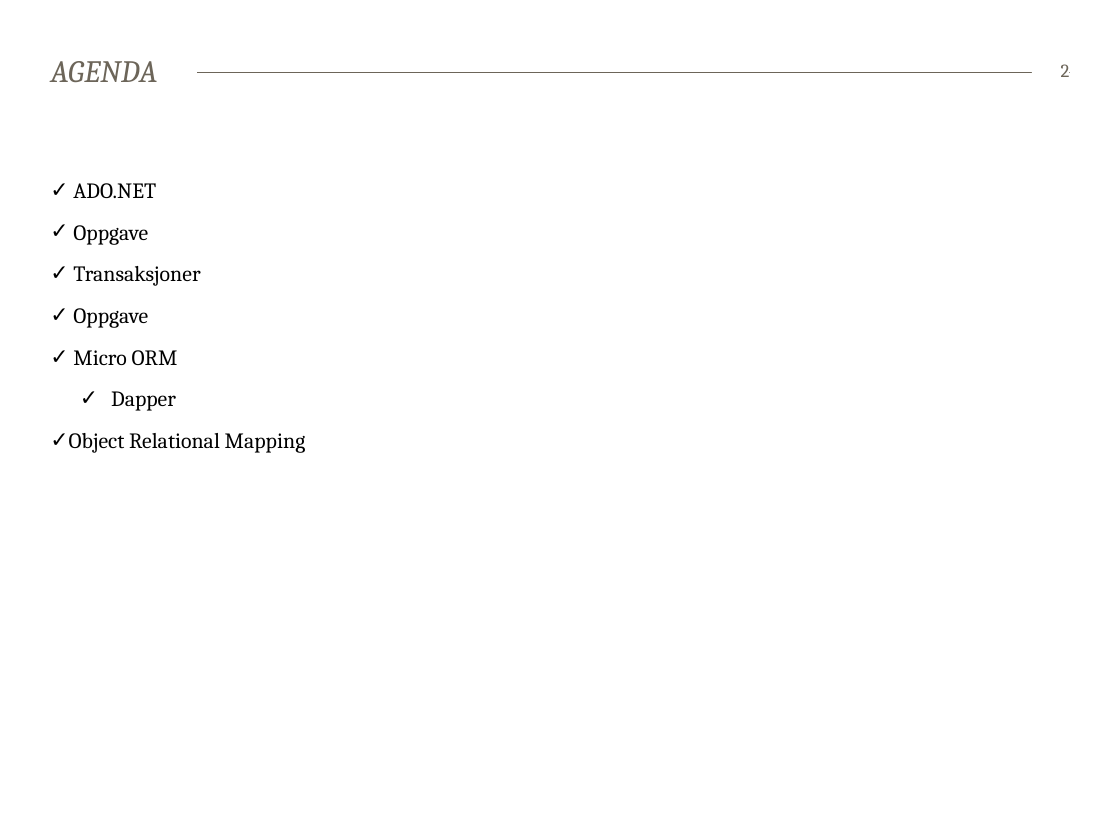
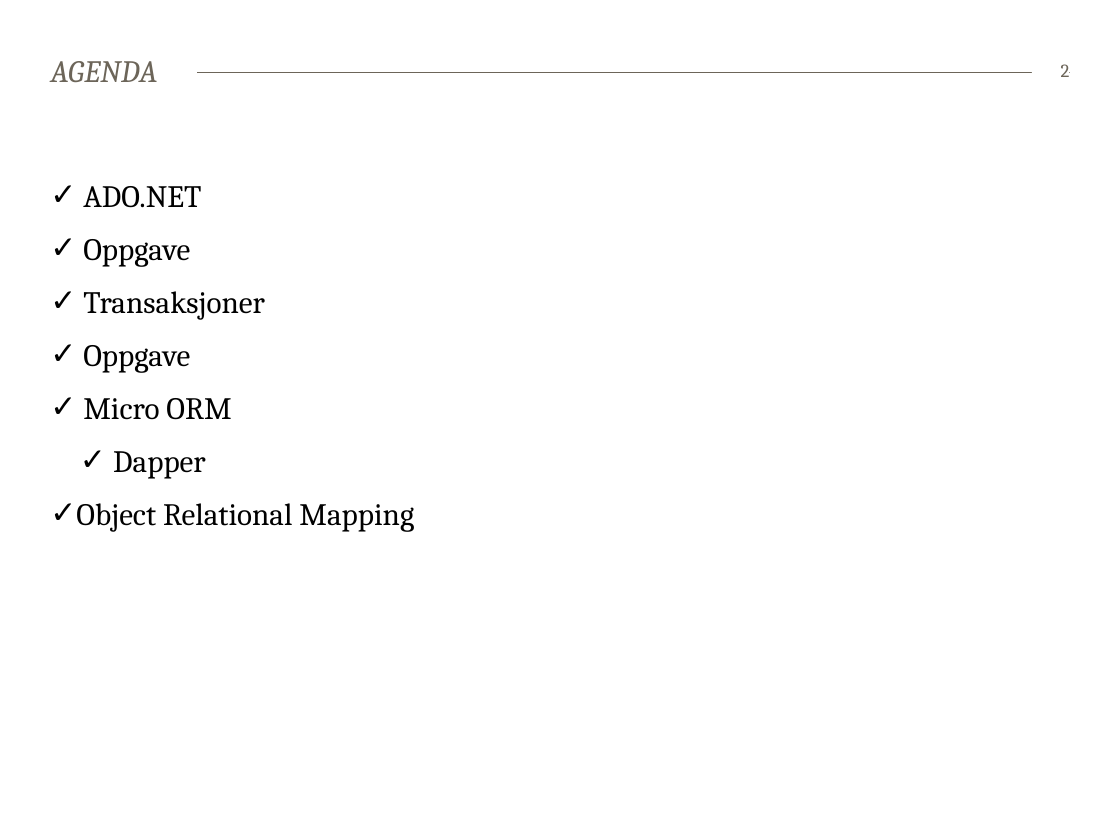
Before and after one commit to bekk/dotnetkurs, a slide deck: slide 2 of persistingData/persistingData.pptx. Drawn at 1120x840 pixels with LibreOffice and Linux fonts; fonts in the diff are those of the drawing. Boxes give left, top, right and bottom in pixels: in the first picture for what was removed or moved away, otherwise in the second. Text is boxed around its words. In the diff, an @@ line names an element or a change of style, - is before the commit and + after.

```diff
--- a/persistingData/persistingData.pptx
+++ b/persistingData/persistingData.pptx
@@ text "ADO.NET" at (76, 186, 414, 532): size 14 to 20 pt @@
```
Also in this commit, not shown: 5 other slides changed, 11 other files.
